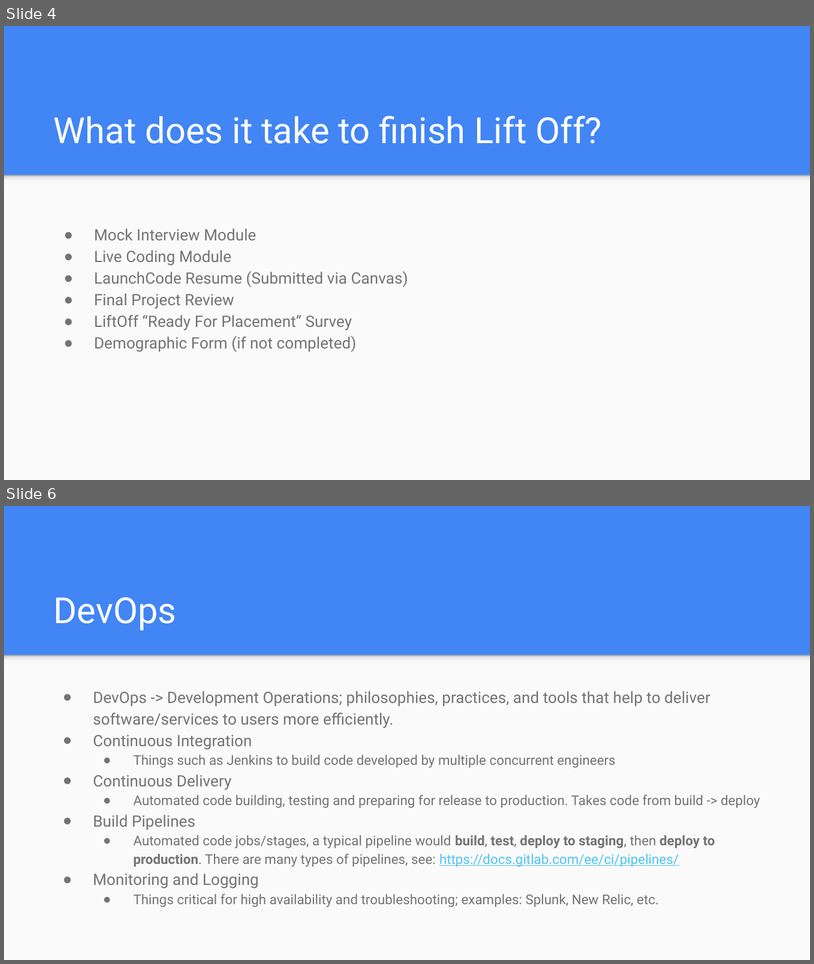
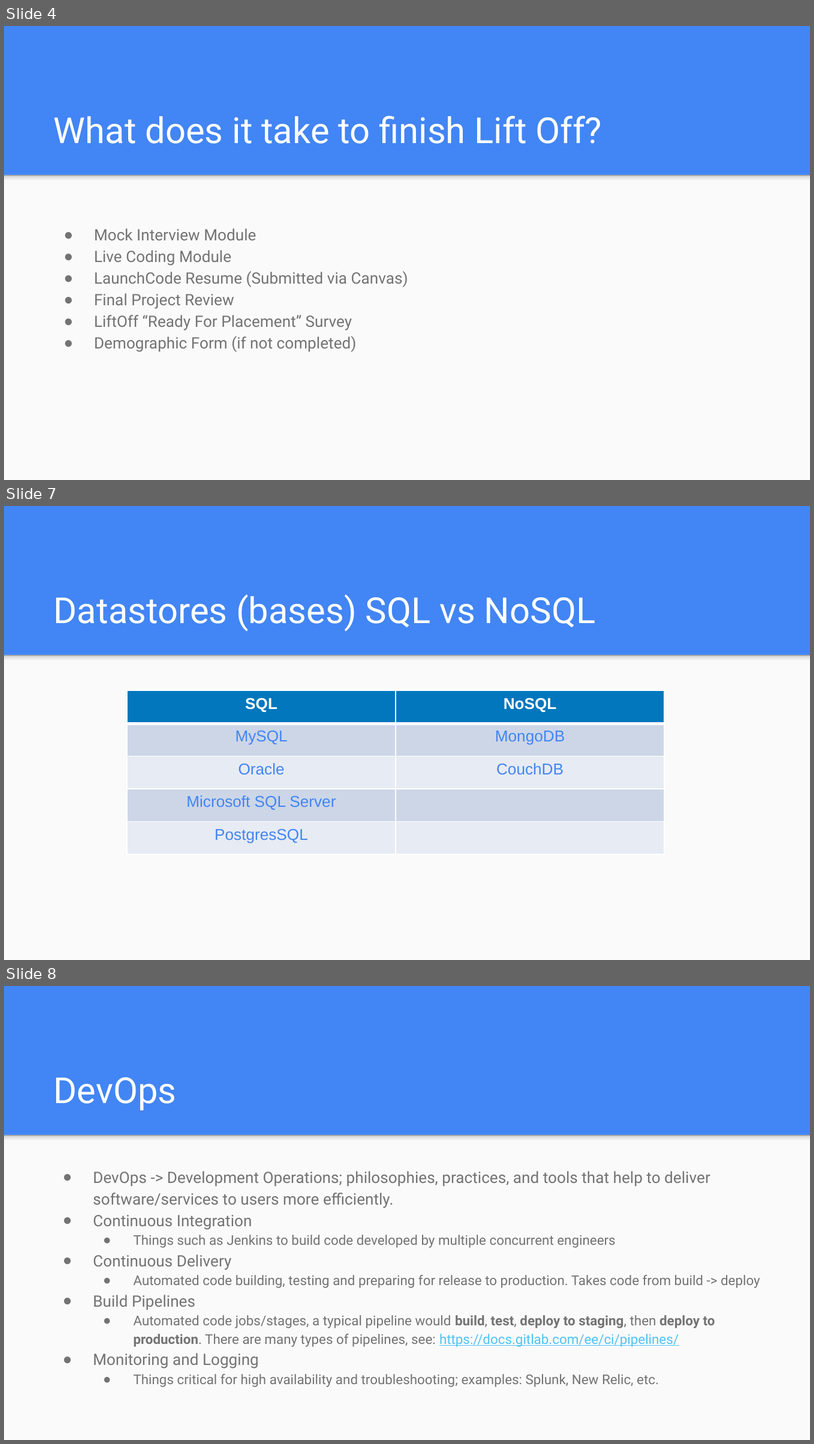
Before and after one commit to icon5585/liftoff-presentations, a slide deck: Class 5 Slides.pptx. Shown one above the other, each under a label of ours: slides 4 and 6 before the commit, slides 4, 7 and 8 after it; the slides between them are not shown. The pictures are 814x964 and 814x1444 pixels, drawn with LibreOffice and Linux fonts; fonts in the diff are those of the drawing. Boxes give left, top, right and bottom in pixels: in the first picture for what was removed or moved away, otherwise in the second. Text is boxed around its words. In the diff, an @@ line names an element or a change of style, - is before the commit and + after.

```diff
--- a/Class 5 Slides.pptx
+++ b/Class 5 Slides.pptx
@@ slide 7 added at [4,506,810,960], background #4285F4; not listed: 2 template elements that a slide beside it also shows @@
@@ title added at [54,594,596,631], 32 pt, text #FFFFFF @@
+Datastores (bases) SQL vs NoSQL
@@ table added at [128,691,665,855], 5 rows, 2 columns @@
+SQL | NoSQL
+MySQL | MongoDB
+Oracle | CouchDB
+Microsoft SQL Server | 
+PostgresSQL | 
@@ what was slide 6 is now slide 8 @@
```
Also in this commit, not shown: 1 slide changed, 1 other slide added.
